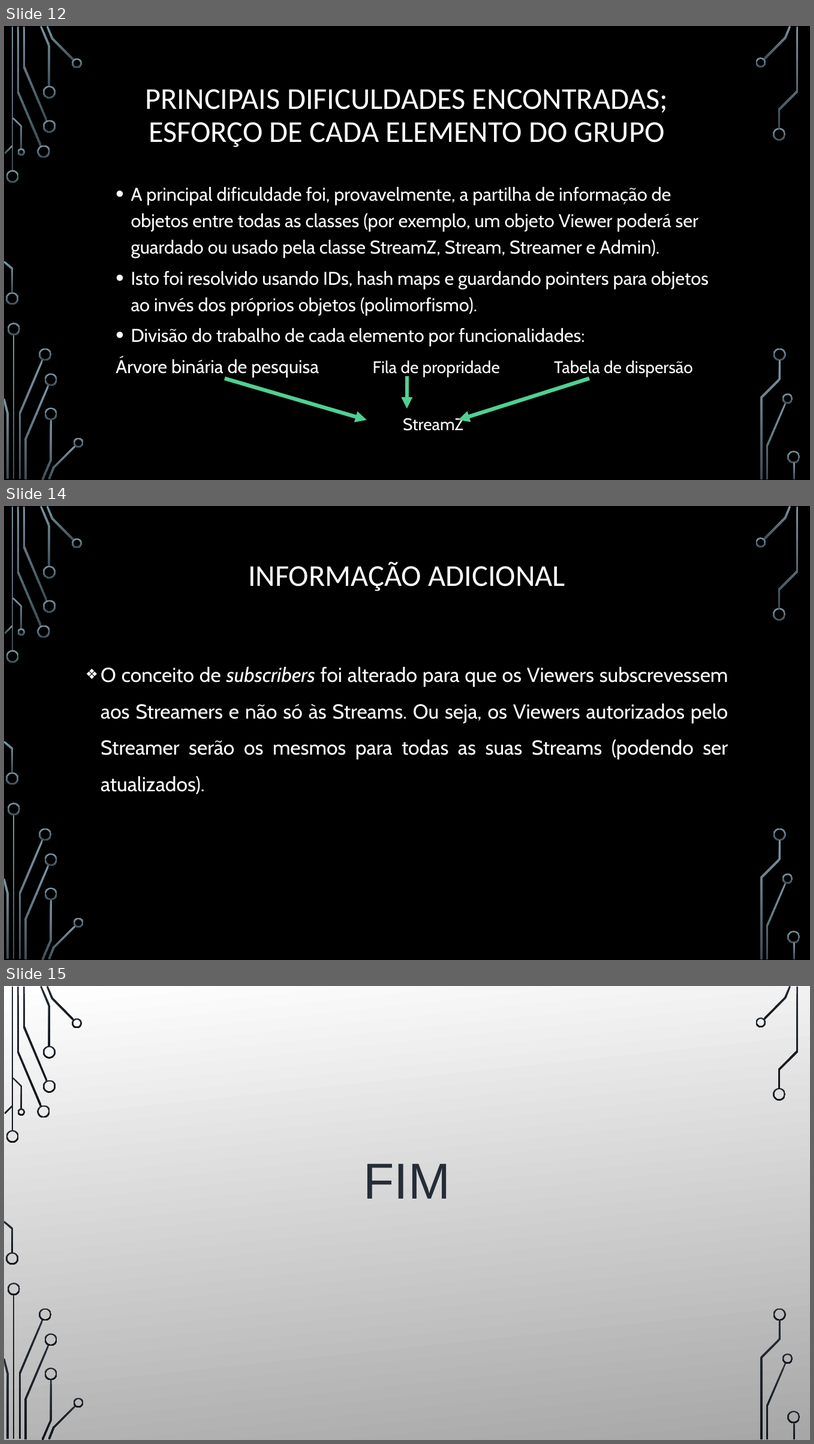
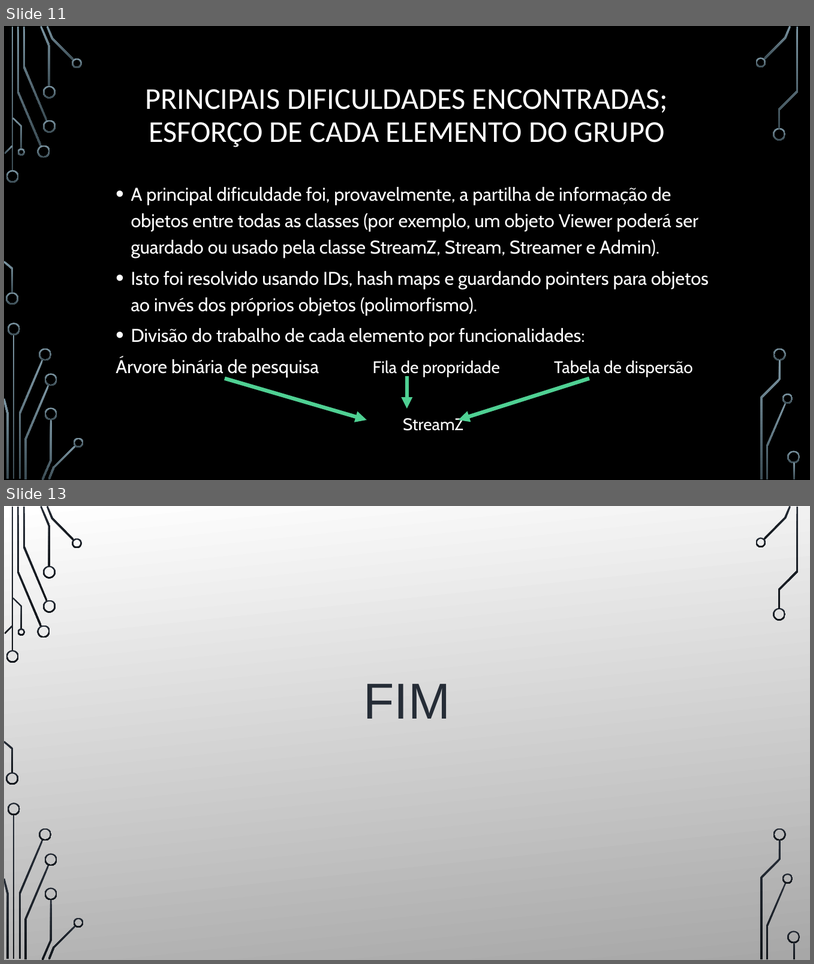
Before and after one commit to BrunoRosendo/StreamZ-AEDA-proj-, a slide deck: Parte 2.pptx. Shown one above the other, each under a label of ours: slides 12, 14 and 15 before the commit, slides 11 and 13 after it; the slides between them are not shown. The pictures are 814x1444 and 814x964 pixels, drawn with LibreOffice and Linux fonts; fonts in the diff are those of the drawing; background and template pictures are left out. Boxes give left, top, right and bottom in pixels: in the first picture for what was removed or moved away, otherwise in the second. Text is boxed around its words. In the diff, an @@ line names an element or a change of style, - is before the commit and + after.

```diff
--- a/Parte 2.pptx
+++ b/Parte 2.pptx
@@ slide 14 removed at (x1=4, y1=506, x2=810, y2=960), background picture (left out); not listed: 36 template elements that a slide beside it also shows @@
@@ title removed at (x1=248, y1=562, x2=566, y2=591) @@
-INFORMAÇÃO ADICIONAL
@@ text removed at (x1=101, y1=666, x2=729, y2=794) @@
-❖ O conceito de subscribers foi alterado para que os Viewers subscrevessem aos Streamers e não só às Streams. Ou seja, os Viewers autorizados pelo Streamer serão os mesmos para todas as suas Streams (podendo ser atualizados).
@@ what was slide 12 is now slide 11 @@
@@ what was slide 15 is now slide 13 @@
```
Also in this commit, not shown: 5 slides changed, 2 slides added, 3 other slides removed.
